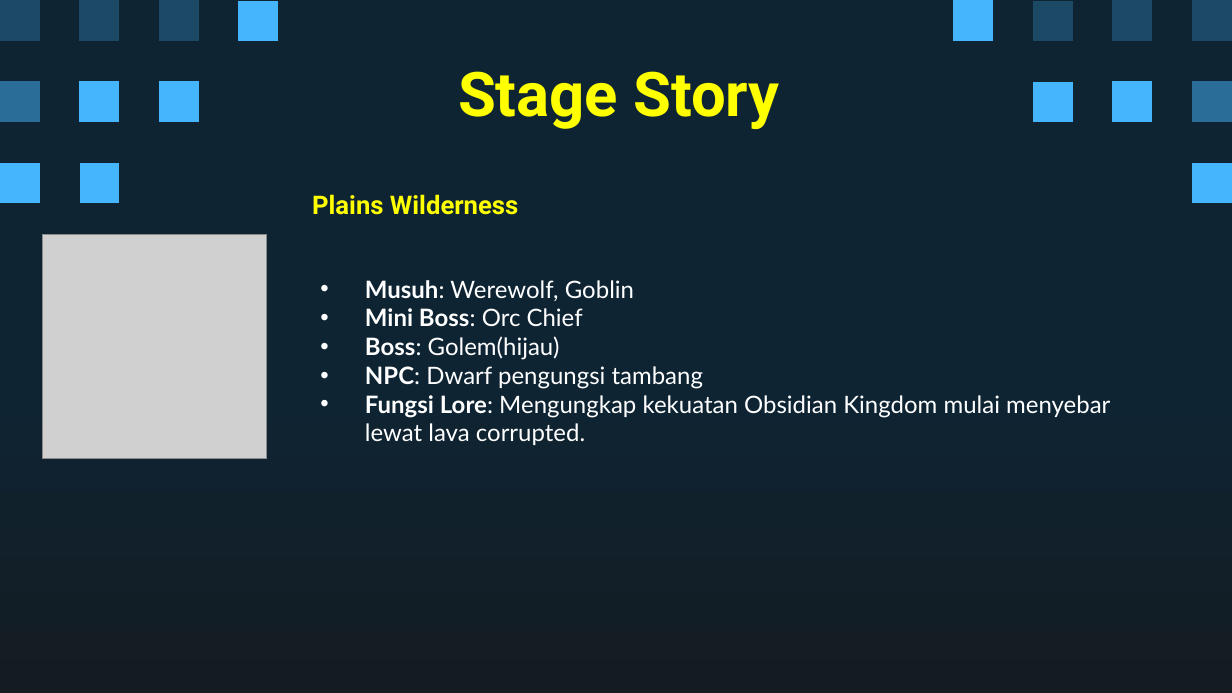
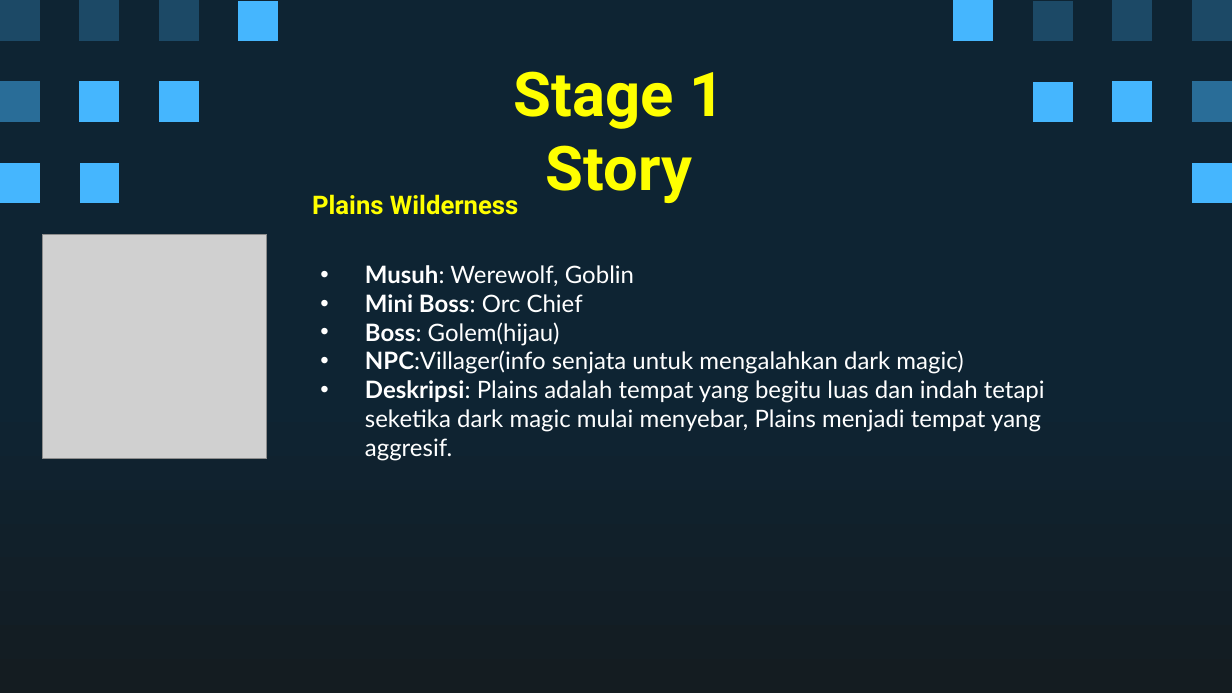
Before and after one commit to Ricardhad/gameProgProject, a slide deck: slide 13 of Super Pixel Vintage Gaming by Slidesgo.pptx. Drawn at 1232x693 pixels with LibreOffice and Linux fonts; fonts in the diff are those of the drawing; grey boxes stand for pictures. Boxes give left, top, right and bottom in pixels: in the first picture for what was removed or moved away, otherwise in the second. Text is boxed around its words. In the diff, an @@ line names an element or a change of style, - is before the commit and + after.

Commit message:
ppt deskripsi stage

```diff
--- a/Super Pixel Vintage Gaming by Slidesgo.pptx
+++ b/Super Pixel Vintage Gaming by Slidesgo.pptx
@@ title at <box>514,71,724,203</box>: text changed @@
-Stage Story
+Stage 1 Story
@@ subtitle at <box>365,350,1045,461</box>: text changed @@
-• NPC: Dwarf pengungsi tambang
-• Fungsi Lore: Mengungkap kekuatan Obsidian Kingdom mulai menyebar lewat lava corrupted.
+• NPC:Villager(info senjata untuk mengalahkan dark magic)
+• Deskripsi: Plains adalah tempat yang begitu luas dan indah tetapi seketika dark magic mulai menyebar, Plains menjadi tempat yang aggresif.
```
Also in this commit, not shown: 6 other slides changed.
